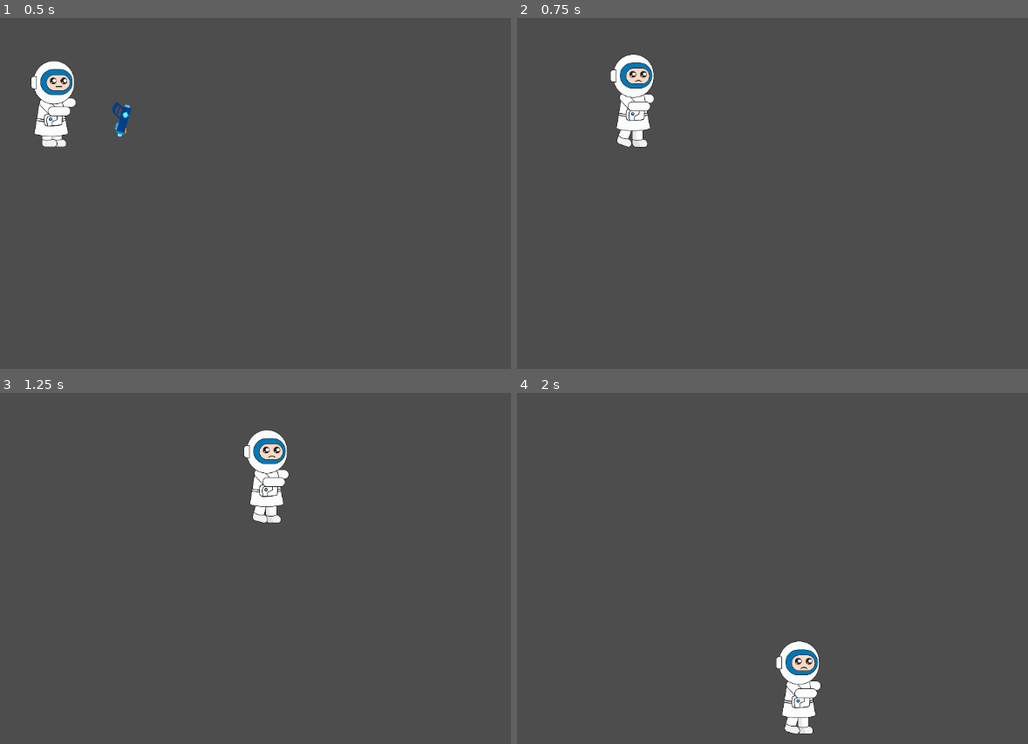
Above: before the commit, frames 1-4 (two rows, left to right).
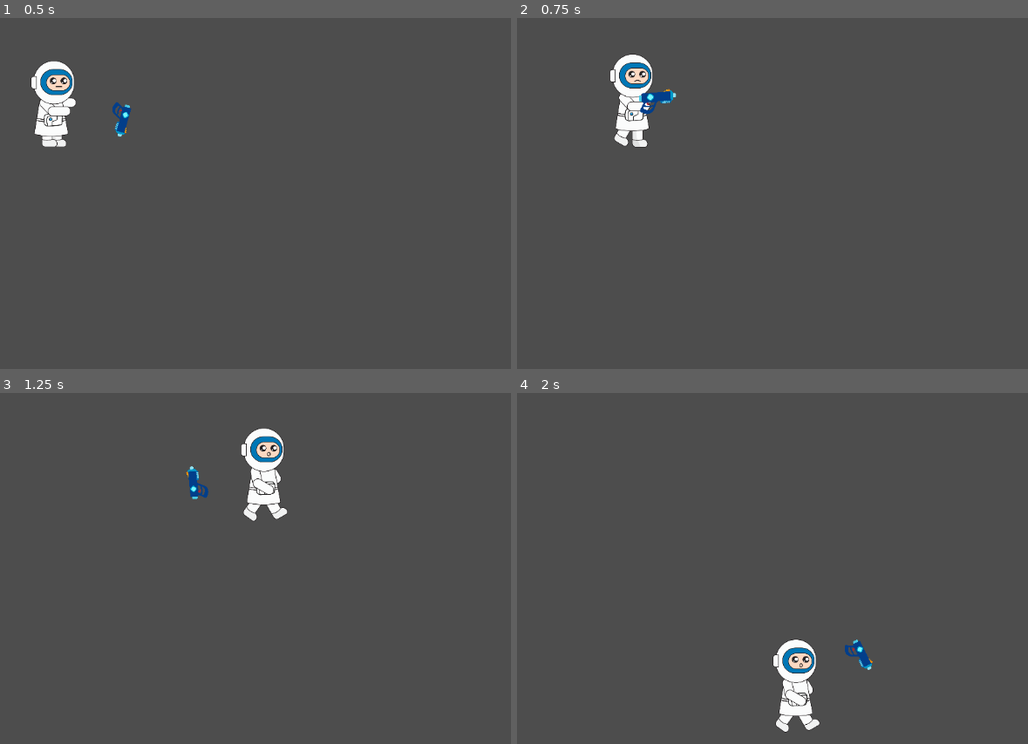
Above: after the commit, the same moments.

Repository: SenaHBHS/planet-xcape
Game: Godot game, scene res://scenes/game/game.tscn
The game is run twice, just before and just after one commit, with the same random seed, the same clock (stepped at 60 frames per second) and the same inputs. The project has no main scene, so this scene is started directly.
Inputs:
- Up to frame 1 (0.5 s): no input
- Up to frame 2 (0.75 s): hold D (move_right) from 0.53 s (still down); tap Space (attack) at 0.6 s
- Up to frame 3 (1.25 s): keep holding D (move_right)
- Up to frame 4 (2 s): release D (move_right) at 1.28 s; hold S (move_down) from 1.28 s (still down); tap Space (attack) at 1.35 s

Frame 1 is identical in both runs. In frame 2, 0.7% of the frame differs, in the area x 18-32%, y 10-37%; in frame 3, 1.4%; in frame 4, 1.4%, in the area x 50-70%, y 70-98%.

Commit message:
fixed the bug with playing the firing animations

Diff:
--- a/autoload/weapon_manager.gd
+++ b/autoload/weapon_manager.gd
@@ -10,6 +10,10 @@
 		"damage_per_hit": 10,
 		"hp_point": 100 # n_times_it can be fired!
 	},
+	"pulse_pistol": {
+		"damage_per_hit": 10,
+		"hp_point": 100 # n_times_it can be fired!
+	}
 }
 
 var equipped_weapon = "fist" # default (user can choose others later)
--- a/scenes/player/handheld_weapon/handheld_weapon.gd
+++ b/scenes/player/handheld_weapon/handheld_weapon.gd
@@ -1,16 +1,48 @@
-extends StaticBody2D
+extends Area2D
 
 @onready var weapon_sprite_2d = $WeaponSprite2D
 @onready var weapon_animation = $WeaponAnimation
 
-func fire():
+# global variables
+var DIRECTION = "right" # by default
+var RENDER_PROPERTIES = {
+	"beam_blaster": {
+		"scale": Vector2(1, 1),
+		"position": Vector2(0, 0)
+	},
+	"plasma_streamer": {
+		"scale": Vector2(1, 1),
+		"position": Vector2(0, 0)
+	},
+	"pulse_pistol": {
+		"scale": Vector2(0.8, 0.8),
+		"position": Vector2(10, 0)
+	}
+}
+
+func set_direction(direction: String) -> void:
+	if direction == "right":
+		weapon_sprite_2d.flip_h = false
+		DIRECTION = "right"
+	else:
+		weapon_sprite_2d.flip_h = true
+		DIRECTION = "left"
+
+func fire() -> void:
 	# this assumes it is called after making sure the equipped weapon is handheld
 	var current_weapon_name = WeaponManager.equipped_weapon
 	var current_weapon_props = WeaponManager.get_props_for_weapon(current_weapon_name)
 
+	# adjusting the position and scale to match with the weapon
+	weapon_sprite_2d.position = RENDER_PROPERTIES[current_weapon_name]["position"]
+	weapon_sprite_2d.scale = RENDER_PROPERTIES[current_weapon_name]["scale"]
+
 	# playing necessary animations
 	weapon_sprite_2d.animation = current_weapon_name
-	weapon_animation.play("default_fire_movement")
+	if DIRECTION == "right":
+		weapon_animation.play("fire_right")
+	else:
+		weapon_animation.play("fire_left")
 
 	var selected_weapon_inventory_obj = InventoryManager.get_current_item()
 	selected_weapon_inventory_obj["hp_points"] -= 1
--- a/scenes/player/handheld_weapon/handheld_weapon.tscn
+++ b/scenes/player/handheld_weapon/handheld_weapon.tscn
@@ -71,8 +71,8 @@
 "values": [0.0]
 }
 
-[sub_resource type="Animation" id="Animation_tpc4g"]
-resource_name = "default_fire_movement"
+[sub_resource type="Animation" id="Animation_h8pvk"]
+resource_name = "fire_left"
 length = 0.4
 tracks/0/type = "value"
 tracks/0/imported = false
@@ -84,7 +84,7 @@
 "times": PackedFloat32Array(0, 0.2, 0.4),
 "transitions": PackedFloat32Array(1, 1, 1),
 "update": 0,
-"values": [Vector2(0, 0), Vector2(-42, 0), Vector2(0, 0)]
+"values": [Vector2(0, 0), Vector2(100, 0), Vector2(0, 0)]
 }
 tracks/1/type = "value"
 tracks/1/imported = false
@@ -96,24 +96,53 @@
 "times": PackedFloat32Array(0, 0.2, 0.4),
 "transitions": PackedFloat32Array(1, 1, 1),
 "update": 0,
-"values": [0.0, -0.349066, 0.0]
+"values": [0.0, 0.139626, 0.0]
+}
+
+[sub_resource type="Animation" id="Animation_tpc4g"]
+resource_name = "fire_right"
+length = 0.4
+tracks/0/type = "value"
+tracks/0/imported = false
+tracks/0/enabled = true
+tracks/0/path = NodePath("WeaponSprite2D:position")
+tracks/0/interp = 1
+tracks/0/loop_wrap = true
+tracks/0/keys = {
+"times": PackedFloat32Array(0, 0.2, 0.4),
+"transitions": PackedFloat32Array(1, 1, 1),
+"update": 0,
+"values": [Vector2(0, 0), Vector2(-100, 0), Vector2(0, 0)]
+}
+tracks/1/type = "value"
+tracks/1/imported = false
+tracks/1/enabled = true
+tracks/1/path = NodePath("WeaponSprite2D:rotation")
+tracks/1/interp = 1
+tracks/1/loop_wrap = true
+tracks/1/keys = {
+"times": PackedFloat32Array(0, 0.2, 0.4),
+"transitions": PackedFloat32Array(1, 1, 1),
+"update": 0,
+"values": [0.0, -0.139626, 0.0]
 }
 
 [sub_resource type="AnimationLibrary" id="AnimationLibrary_02vv0"]
 _data = {
 "RESET": SubResource("Animation_aa0m4"),
-"default_fire_movement": SubResource("Animation_tpc4g")
+"fire_left": SubResource("Animation_h8pvk"),
+"fire_right": SubResource("Animation_tpc4g")
 }
 
 [sub_resource type="RectangleShape2D" id="RectangleShape2D_pewk7"]
 size = Vector2(528, 267)
 
-[node name="HandheldWeapon" type="StaticBody2D"]
+[node name="HandheldWeapon" type="Area2D"]
 script = ExtResource("1_cu4gd")
 
 [node name="WeaponSprite2D" type="AnimatedSprite2D" parent="."]
 sprite_frames = SubResource("SpriteFrames_5degj")
-animation = &"beam_blaster"
+animation = &"pulse_pistol"
 
 [node name="WeaponAnimation" type="AnimationPlayer" parent="."]
 libraries = {
--- a/scenes/player/player.gd
+++ b/scenes/player/player.gd
@@ -2,13 +2,12 @@
 
 # global variables
 @export var SPEED: int = 500
-var CURRENT_ANIMATION = "idle"
 var ONE_TIME_ANIMATION_FINISHED = true
 
 # child nodes
 @onready var animated_sprite_2d = $AnimatedSprite2D
 @onready var selected_item_halo = $SelectedItemHalo
-#@onready var handheld_weapon = $HandheldWeapon
+@onready var handheld_weapon = $HandheldWeapon
 
 # Called every frame. 'delta' is the elapsed time since the previous frame.
 func _physics_process(delta: float) -> void:
@@ -23,11 +22,8 @@
 		just_attacked = true
 
 		if animation_name == "shoot": # implies a weapon is selected
-			#handheld_weapon.visible = true
-			#handheld_weapon.fire()
-			pass
-		else:
-			# this means the player has just attacked
+			handheld_weapon.visible = true
+			handheld_weapon.fire()
 			pass
 	else:
 		just_attacked = false
@@ -70,9 +66,17 @@
 		elif direction.x > 0:
 			animated_sprite_2d.flip_h = false
 			animated_sprite_2d.play("run")
+
+			# changing the side of the handheld weapon
+			handheld_weapon.position = Vector2(170, 3.333)
+			handheld_weapon.set_direction("right")
 		elif direction.x < 0:
 			animated_sprite_2d.flip_h = true
 			animated_sprite_2d.play("run")
+
+			# changing the side of the handheld weapon
+			handheld_weapon.position = Vector2(-170, 3.333)
+			handheld_weapon.set_direction("left")
 		elif direction.y != 0:
 			animated_sprite_2d.play("run")
 		else:
@@ -88,4 +92,4 @@
 func _on_animation_finished():
 	ONE_TIME_ANIMATION_FINISHED = true
 	selected_item_halo.visible = true
-	#handheld_weapon.visible = false
+	handheld_weapon.visible = false
--- a/scenes/player/player.tscn
+++ b/scenes/player/player.tscn
@@ -14,6 +14,7 @@
 [ext_resource type="Texture2D" uid="uid://dn7w4ghpdkfo4" path="res://assets/sprites/objects/space_booster.png" id="11_8kpte"]
 [ext_resource type="Texture2D" uid="uid://b8fmut62j3vm2" path="res://assets/sprites/weapons/Plasma Streamer.png" id="11_lbffr"]
 [ext_resource type="Texture2D" uid="uid://qfce7lh7h64i" path="res://assets/sprites/weapons/Pulse Pistol.png" id="12_ivska"]
+[ext_resource type="PackedScene" uid="uid://dbfofcs1i24g4" path="res://scenes/player/handheld_weapon/handheld_weapon.tscn" id="15_jhk2x"]
 
 [sub_resource type="CapsuleShape2D" id="CapsuleShape2D_2u5ak"]
 radius = 138.0
@@ -417,7 +418,7 @@
 }],
 "loop": false,
 "name": &"shoot",
-"speed": 20.0
+"speed": 30.0
 }]
 
 [sub_resource type="SpriteFrames" id="SpriteFrames_dkhne"]
@@ -539,7 +540,6 @@
 }
 
 [node name="Player" type="CharacterBody2D"]
-position = Vector2(1000, 0)
 scale = Vector2(0.3, 0.3)
 script = ExtResource("1_0cl28")
 
@@ -564,4 +564,9 @@
 }
 autoplay = "rotate_halo"
 
+[node name="HandheldWeapon" parent="." instance=ExtResource("15_jhk2x")]
+visible = false
+position = Vector2(170, 3.33333)
+scale = Vector2(0.4, 0.4)
+
 [connection signal="animation_finished" from="AnimatedSprite2D" to="." method="_on_animation_finished"]
Not shown: 1 places in scenes/player/handheld_weapon/handheld_weapon.tscn that only renumber resources
Not shown: 1 places in scenes/player/player.tscn that only renumber resources
